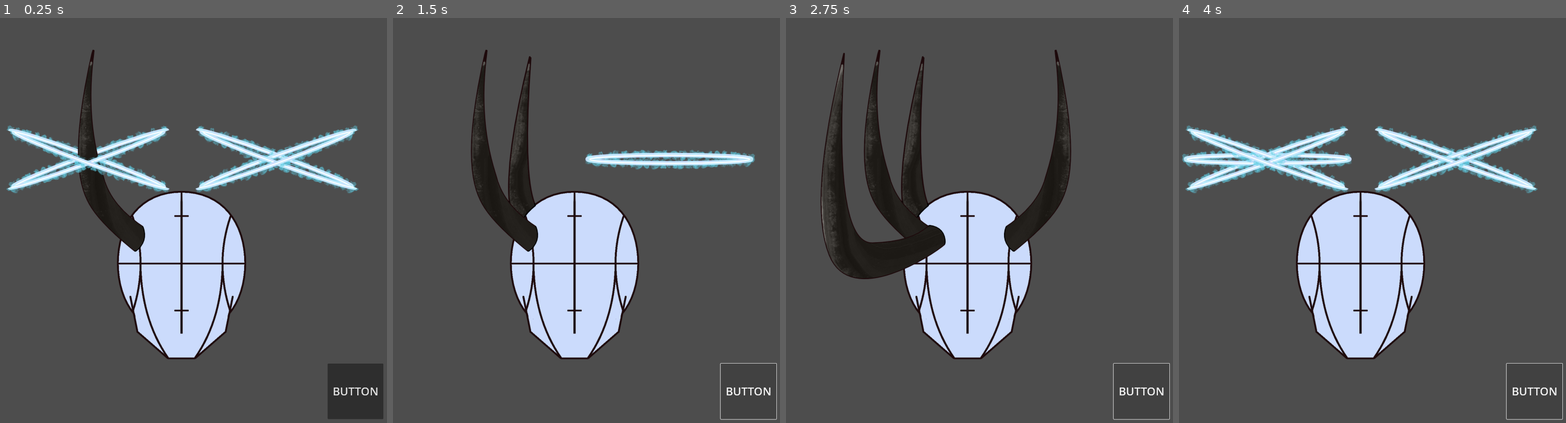
Above: before the commit, frames 1-4 (left to right).
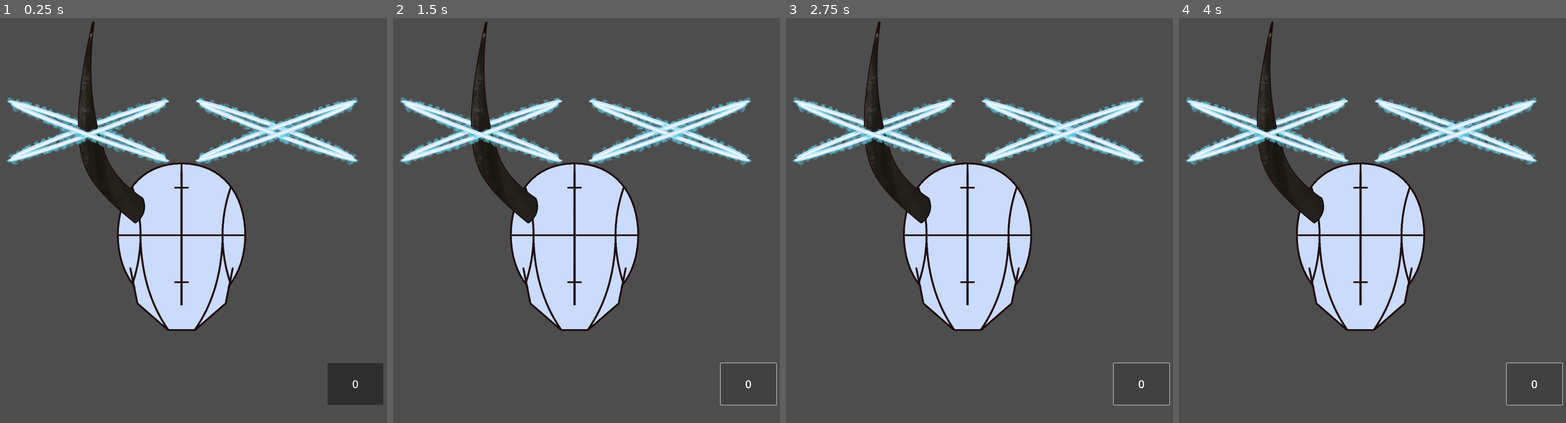
Above: after the commit, the same moments.

Repository: adrianclinansmith/math-rpg
Game: Godot game, scene res://src/battle.tscn
Two runs of this game, one before a commit and one after it. Both use one fixed random seed, a clock stepped at 60 frames per second and the inputs below. The project has no main scene, so this scene is started directly.
Inputs (mouse positions are in pixels of both pictures, inside the frame that each line leads up to):
- Up to frame 1 (0.25 s): no input
- Up to frame 2 (1.5 s): click (749, 390) at 0.5 s, where only the run before the commit has a clickable "BUTTON"; click (749, 382) at 1.25 s, where only the run after the commit has a clickable "0"
- Up to frame 3 (2.75 s): tap Enter (ui_text_completion_accept) at 2, 2.1 s
- Up to frame 4 (4 s): tap Enter (ui_text_completion_accept) at 2.75, 2.85, 3.5, 3.6 s; hold Backspace (ui_text_backspace) 2.78-3.53 s

The runs differ from the first frame. In frame 1, 18% of the frame differs, in the area x 1-100%, y 0-99%; in frame 2, 15%; in frame 3, 19%, in the area x 1-100%, y 0-100%; in frame 4, 18%.

Commit message:
attack button shows damage

Diff:
--- a/src/battle.gd
+++ b/src/battle.gd
@@ -16,30 +16,35 @@
 	for digit in 10:
 		if Input.is_action_just_pressed(str("ui_", digit)):
 			attack = attack * 10 + digit
+			$AttackButton.text = str(attack)
 			print(attack)
 	# decrease attack power
 	if Input.is_action_just_pressed("ui_text_backspace"):
 		attack /= 10
+		$AttackButton.text = str(attack)
 		print(attack)
 	# fire attack
 	if Input.is_action_just_pressed("ui_text_completion_accept"):
-		_on_button_pressed()
+		_on_attack_button_pressed()
 
 # Signal Handlers
 # =========================================================
 
-func _on_button_pressed() -> void:
-	var hit_left := attack % left_horn_value == 0
-	var hit_right := attack % right_horn_value == 0
+func _on_attack_button_pressed() -> void:
+	var hit_left := attack % left_horn_value == 0 and attack != 0
+	var hit_right := attack % right_horn_value == 0  and attack != 0
 	if hit_left:
 		print("HIT: %d divides %d" % [left_horn_value, attack])
 	if hit_right:
 		print("HIT: %d divides %d" % [right_horn_value, attack])
 	if hit_left or hit_right:
 		randomly_change_horns()
+	elif attack == 0:
+		print("You do nothing!")
 	else:
-		print("MISS!")
+		print("You MISS!")
 	attack = 0
+	$AttackButton.text = str(attack)
 
 # Private Functions
 # =========================================================
--- a/src/battle.tscn
+++ b/src/battle.tscn
@@ -21,7 +21,7 @@
 script = ExtResource("1_0f3iq")
 
 [node name="Enemy" type="Node2D" parent="."]
-position = Vector2(748, 937)
+position = Vector2(748, 835)
 metadata/_edit_group_ = true
 
 [node name="Head" type="Sprite2D" parent="Enemy"]
@@ -69,12 +69,12 @@
 [node name="Halo2RightFront" type="Sprite2D" parent="Enemy"]
 texture = ExtResource("16_d4tx0")
 
-[node name="Button" type="Button" parent="."]
+[node name="AttackButton" type="Button" parent="."]
 offset_left = 1270.0
-offset_top = 1271.0
+offset_top = 1270.0
 offset_right = 1470.0
-offset_bottom = 1471.0
+offset_bottom = 1420.0
 theme_override_font_sizes/font_size = 40
-text = "BUTTON"
+text = "0"
 
-[connection signal="pressed" from="Button" to="." method="_on_button_pressed"]
+[connection signal="pressed" from="AttackButton" to="." method="_on_attack_button_pressed"]
